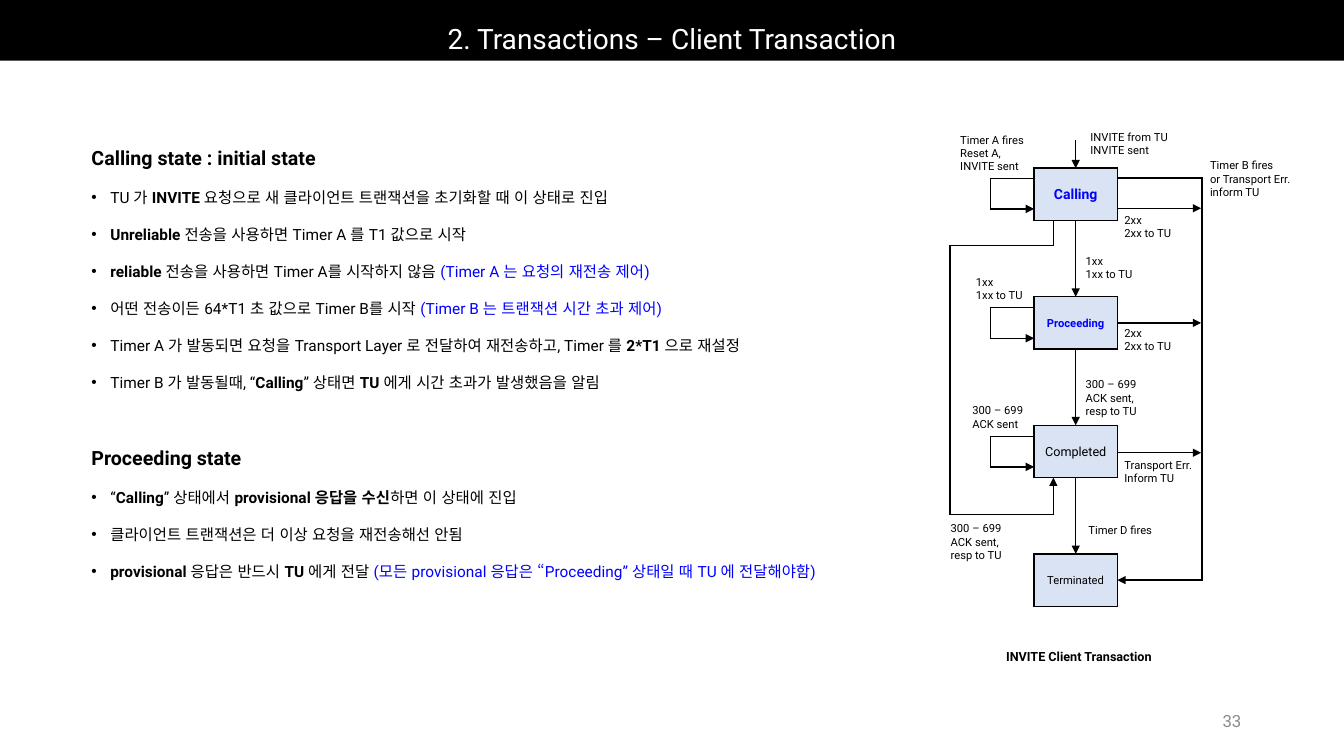
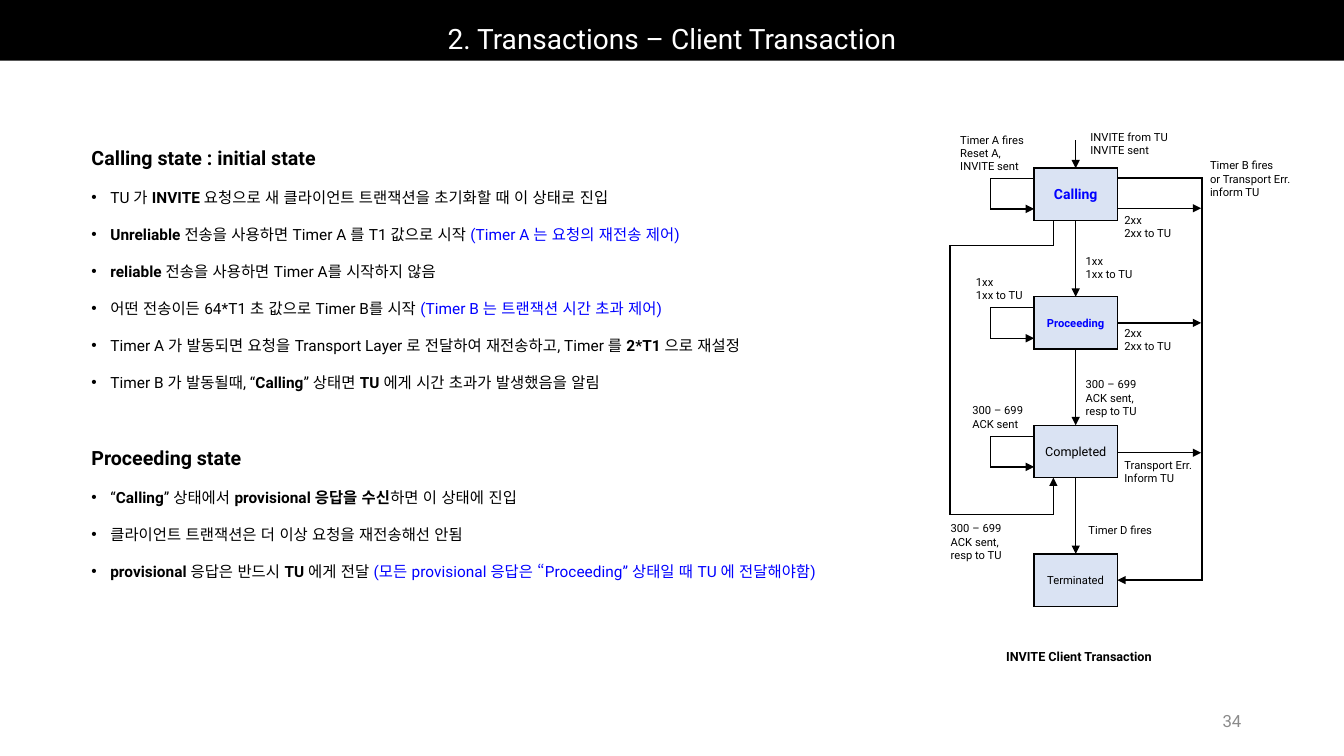
Before and after one commit to Epsilonely/SIP-Survey, a slide deck: slide 34 of 세미나 3차.pptx (slide 33 before the commit). Drawn at 1344x756 pixels with LibreOffice and Linux fonts; fonts in the diff are those of the drawing. Boxes give left, top, right and bottom in pixels: in the first picture for what was removed or moved away, otherwise in the second. Text is boxed around its words. In the diff, an @@ line names an element or a change of style, - is before the commit and + after.

```diff
--- a/세미나 3차.pptx
+++ b/세미나 3차.pptx
@@ text at (110,227,680,279): text changed @@
-• Unreliable 전송을 사용하면 Timer A 를 T1 값으로 시작
-• reliable 전송을 사용하면 Timer A를 시작하지 않음 (Timer A 는 요청의 재전송 제어)
+• Unreliable 전송을 사용하면 Timer A 를 T1 값으로 시작 (Timer A 는 요청의 재전송 제어)
+• reliable 전송을 사용하면 Timer A를 시작하지 않음
@@ page number at (1223,715,1242,727): text changed @@
-33
+34
```
Also in this commit, not shown: 20 other slides changed, 2 slides added, 1 slide removed.
